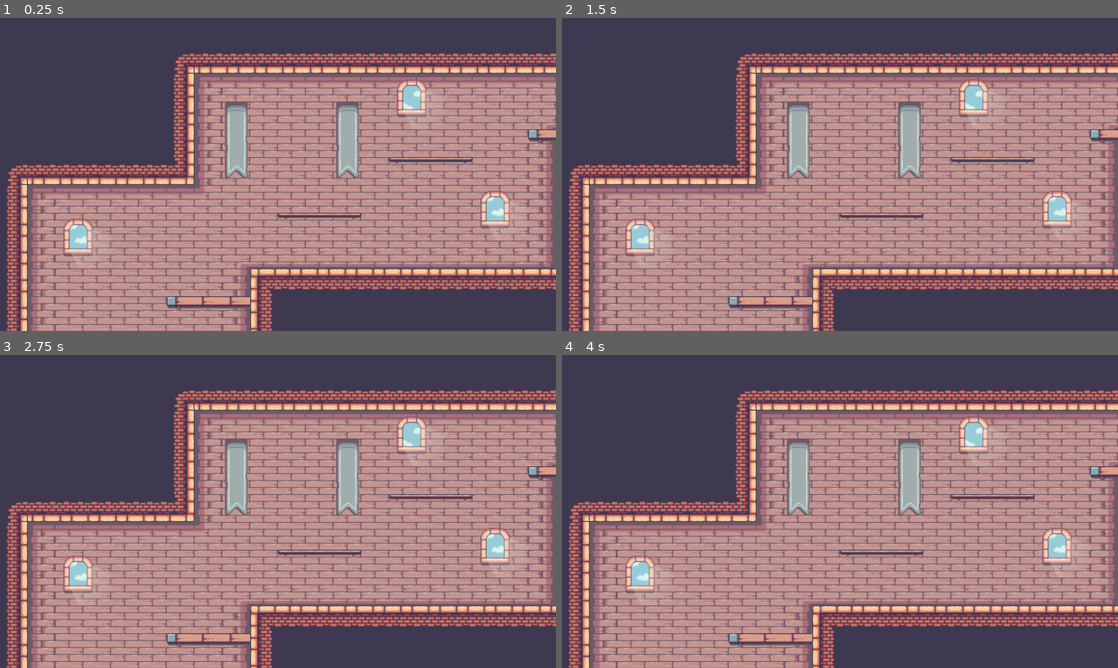
Above: before the commit, frames 1-4 (two rows, left to right).
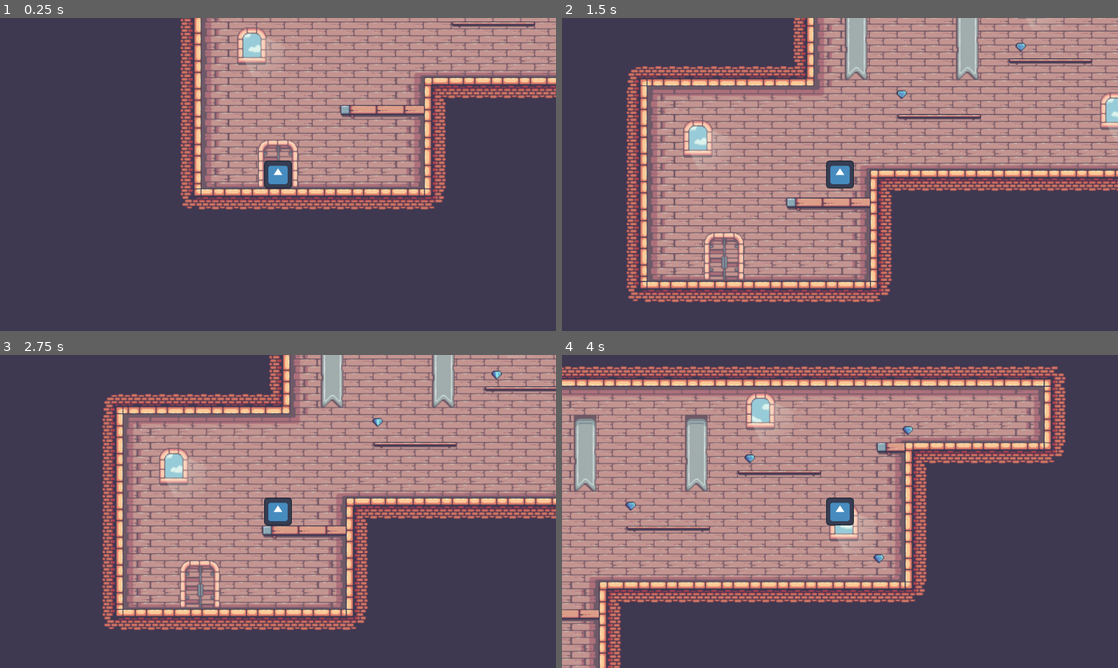
Above: after the commit, the same moments.

Repository: Filip2525/FestCoolHra
Game: Godot game, scene res://scenes/Level1.tscn
Same seed, same stepped clock (60 frames per second), same inputs: the game is played once before the commit and once after it. This scene is started directly instead of the project's main scene. The engine's default icon, where the game draws it, is replaced by a stand-in: a white triangle on a blue panel in a dark square.
Inputs:
- Up to frame 1 (0.25 s): no input
- Up to frame 2 (1.5 s): tap Enter (ui_accept) at 0.5, 0.77 s; hold Right (ui_right) from 0.53 s (still down); tap Shift (SHIFT) at 0.6, 1.35 s
- Up to frame 3 (2.75 s): tap Enter (ui_accept) at 1.52 s; release Right (ui_right) at 2.03 s; hold Left (ui_left) from 2.03 s (still down); tap Shift (SHIFT) at 2.1 s
- Up to frame 4 (4 s): release Left (ui_left) at 2.78 s; hold Right (ui_right) from 2.78 s (still down); tap Shift (SHIFT) at 2.85, 3.6 s; tap Enter (ui_accept) at 3.02, 3.77 s

The runs differ from the first frame. In frame 1, 70% of the frame differs, in the area x 1-100%, y 0-100%; in frame 2, 67%; in frame 3, 64%; in frame 4, 77%, in the area x 0-100%, y 3-100%.

Commit message:
updated Level1

Diff:
--- /dev/null
+++ b/festcoolhra/game_objects/Door.tscn
@@ -0,0 +1,18 @@
+[gd_scene load_steps=3 format=3 uid="uid://juqf076anrid"]
+
+[ext_resource type="Texture2D" uid="uid://bw1hv8ul5qq0u" path="res://assets/Tilesets/11-Door/Idle.png" id="1_6n52r"]
+
+[sub_resource type="RectangleShape2D" id="RectangleShape2D_hvoih"]
+size = Vector2(46, 56)
+
+[node name="Door" type="Node2D"]
+
+[node name="Area2D" type="Area2D" parent="."]
+
+[node name="CollisionShape2D" type="CollisionShape2D" parent="Area2D"]
+scale = Vector2(2, 2)
+shape = SubResource("RectangleShape2D_hvoih")
+
+[node name="Sprite2D" type="Sprite2D" parent="."]
+scale = Vector2(2, 2)
+texture = ExtResource("1_6n52r")
--- a/festcoolhra/game_objects/Player.tscn
+++ b/festcoolhra/game_objects/Player.tscn
@@ -23,7 +23,6 @@
 wait_time = 10.0
 
 [node name="DashDuration" type="Timer" parent="."]
-wait_time = 2.0
 
 [node name="JumpTimer" type="Timer" parent="."]
 wait_time = 0.5
--- a/festcoolhra/scenes/Coin.tscn
+++ b/festcoolhra/scenes/Coin.tscn
@@ -1,7 +1,7 @@
 [gd_scene load_steps=7 format=3 uid="uid://dtx0wdn14fbnc"]
 
 [ext_resource type="Script" path="res://src/coin.gd" id="1_uqjfp"]
-[ext_resource type="Texture2D" uid="uid://c0t6mt2weofpf" path="res://assets/Tilesets/CoinSheet.png" id="1_vyef4"]
+[ext_resource type="Texture2D" uid="uid://b6ehe7lpbio7a" path="res://assets/Tilesets/12-Live and Coins/Big Diamond Idle (18x14).png" id="3_xlpid"]
 
 [sub_resource type="Animation" id="Animation_jd8ql"]
 resource_name = "IdleCoin"
@@ -12,10 +12,10 @@
 tracks/0/interp = 1
 tracks/0/loop_wrap = true
 tracks/0/keys = {
-"times": PackedFloat32Array(0, 0.2, 0.4, 0.6, 0.8),
-"transitions": PackedFloat32Array(1, 1, 1, 1, 1),
+"times": PackedFloat32Array(0, 0.1, 0.2, 0.3, 0.4, 0.5, 0.6, 0.7, 0.8, 0.9),
+"transitions": PackedFloat32Array(1, 1, 1, 1, 1, 1, 1, 1, 1, 1),
 "update": 1,
-"values": [0, 1, 3, 2, 1]
+"values": [1, 2, 3, 4, 5, 6, 7, 8, 9, 1]
 }
 
 [sub_resource type="Animation" id="Animation_5fp1j"]
@@ -40,14 +40,15 @@
 }
 
 [sub_resource type="CircleShape2D" id="CircleShape2D_eyhlm"]
+radius = 0.600002
 
 [node name="Coin" type="Node2D"]
 position = Vector2(619, 359)
 script = ExtResource("1_uqjfp")
 
 [node name="Sprite2D" type="Sprite2D" parent="."]
-texture = ExtResource("1_vyef4")
-hframes = 6
+texture = ExtResource("3_xlpid")
+hframes = 10
 
 [node name="AnimationPlayer" type="AnimationPlayer" parent="."]
 libraries = {
@@ -58,4 +59,5 @@
 scale = Vector2(10, 10)
 
 [node name="CollisionShape2D" type="CollisionShape2D" parent="Area2D"]
+position = Vector2(0.2, -0.1)
 shape = SubResource("CircleShape2D_eyhlm")
--- a/festcoolhra/scenes/Level1.tscn
+++ b/festcoolhra/scenes/Level1.tscn
@@ -1,6 +1,20 @@
-[gd_scene load_steps=2 format=4 uid="uid://dpqfgoc5yrpyp"]
+[gd_scene load_steps=8 format=4 uid="uid://dpqfgoc5yrpyp"]
 
 [ext_resource type="TileSet" uid="uid://ds48ct4k1jco7" path="res://assets/Tilesets/walls.tres" id="1_8rqo6"]
+[ext_resource type="PackedScene" uid="uid://dtx0wdn14fbnc" path="res://scenes/Coin.tscn" id="2_6x5bj"]
+[ext_resource type="PackedScene" uid="uid://juqf076anrid" path="res://game_objects/Door.tscn" id="2_drww6"]
+[ext_resource type="PackedScene" uid="uid://cqyrhngi0je2g" path="res://game_objects/Player.tscn" id="3_g0xhe"]
+
+[sub_resource type="SegmentShape2D" id="SegmentShape2D_2467r"]
+a = Vector2(641, 452)
+b = Vector2(831, 452)
+
+[sub_resource type="SegmentShape2D" id="SegmentShape2D_tf7c2"]
+a = Vector2(1086, 324)
+b = Vector2(897, 324)
+
+[sub_resource type="RectangleShape2D" id="RectangleShape2D_a8xcw"]
+size = Vector2(193, 23)
 
 [node name="Level1" type="Node2D"]
 
@@ -23,3 +37,48 @@
 scale = Vector2(2, 2)
 tile_map_data = PackedByteArray("AAAIAAMAAQABAAEAAAAIAAQAAQABAAIAAAAIAAUAAQABAAMAAAAMAAMAAQABAAEAAAAMAAQAAQABAAIAAAAMAA …(208 unchanged characters)…
 tile_set = ExtResource("1_8rqo6")
+
+[node name="Door" parent="." instance=ExtResource("2_drww6")]
+position = Vector2(240, 776)
+
+[node name="Coins" type="Node2D" parent="."]
+
+[node name="Coin" parent="Coins" instance=ExtResource("2_6x5bj")]
+position = Vector2(645, 403)
+scale = Vector2(2, 2)
+
+[node name="Coin2" parent="Coins" instance=ExtResource("2_6x5bj")]
+position = Vector2(1283, 229)
+scale = Vector2(2, 2)
+
+[node name="Coin3" parent="Coins" instance=ExtResource("2_6x5bj")]
+position = Vector2(1216, 524)
+scale = Vector2(2, 2)
+
+[node name="Coin4" parent="Coins" instance=ExtResource("2_6x5bj")]
+position = Vector2(919, 294)
+scale = Vector2(2, 2)
+
+[node name="Player" parent="." instance=ExtResource("3_g0xhe")]
+position = Vector2(240, 800)
+
+[node name="WallColliders" type="StaticBody2D" parent="."]
+
+[node name="CollisionPolygon2D" type="CollisionPolygon2D" parent="WallColliders"]
+build_mode = 1
+polygon = PackedVector2Array(448, 128, 1600, 128, 1600, 256, 1280, 256, 1280, 576, 576, 576, 576, 832, 64, 832, 64, 384, 448, 384)
+metadata/_edit_lock_ = true
+
+[node name="PlatformColliders" type="StaticBody2D" parent="."]
+
+[node name="CollisionShape2D" type="CollisionShape2D" parent="PlatformColliders"]
+shape = SubResource("SegmentShape2D_2467r")
+one_way_collision = true
+
+[node name="CollisionShape2D2" type="CollisionShape2D" parent="PlatformColliders"]
+shape = SubResource("SegmentShape2D_tf7c2")
+one_way_collision = true
+
+[node name="CollisionShape2D3" type="CollisionShape2D" parent="PlatformColliders"]
+position = Vector2(480.5, 651.5)
+shape = SubResource("RectangleShape2D_a8xcw")
